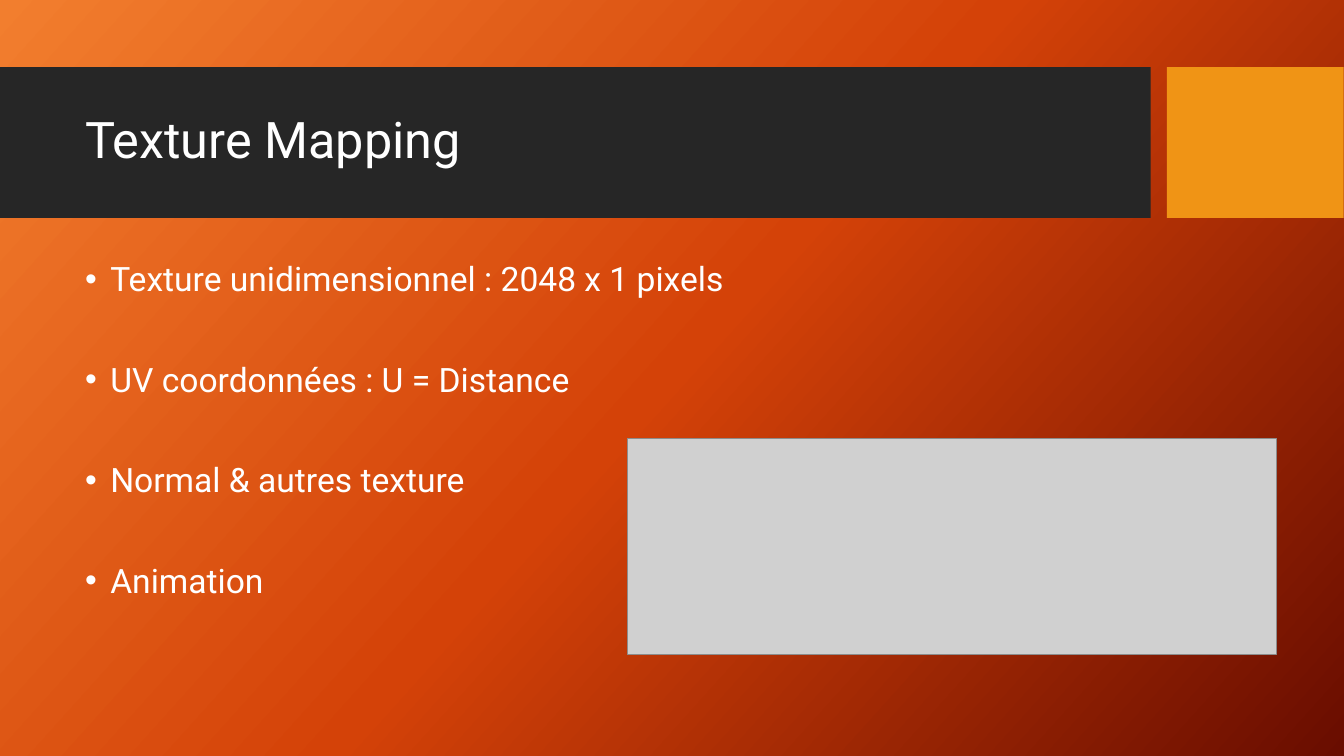
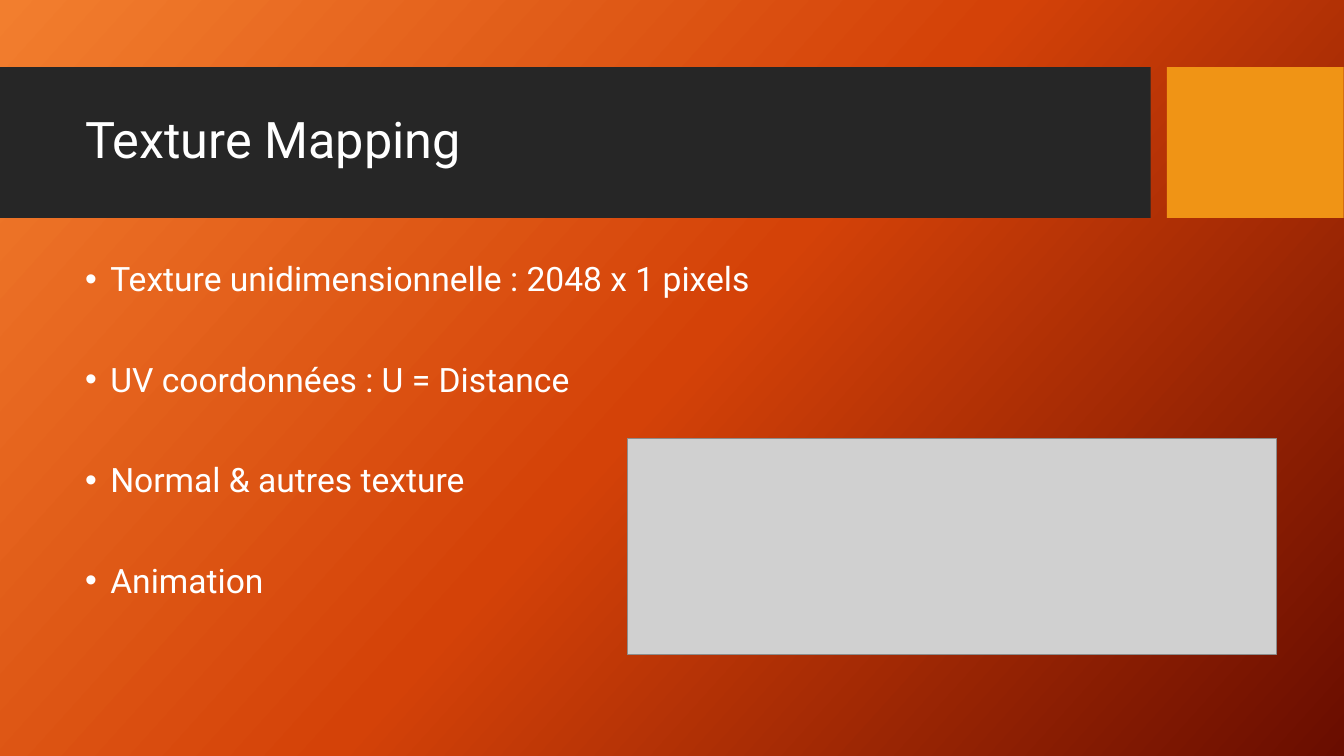
Before and after one commit to supercontact/PathFinding, a slide deck: slide 22 of report/Geodesics in Heat.pptx (slide 18 before the commit). Drawn at 1344x756 pixels with LibreOffice and Linux fonts; fonts in the diff are those of the drawing; grey boxes stand for pictures; background and template pictures are left out. Boxes give left, top, right and bottom in pixels: in the first picture for what was removed or moved away, otherwise in the second. Text is boxed around its words. In the diff, an @@ line names an element or a change of style, - is before the commit and + after.

Commit message:
Final PPT

```diff
--- a/report/Geodesics in Heat.pptx
+++ b/report/Geodesics in Heat.pptx
@@ text at (110,265,750,298): text changed @@
-• Texture unidimensionnel : 2048 x 1 pixels
+• Texture unidimensionnelle : 2048 x 1 pixels
```
Also in this commit, not shown: 4 slides added, 2 other files.
